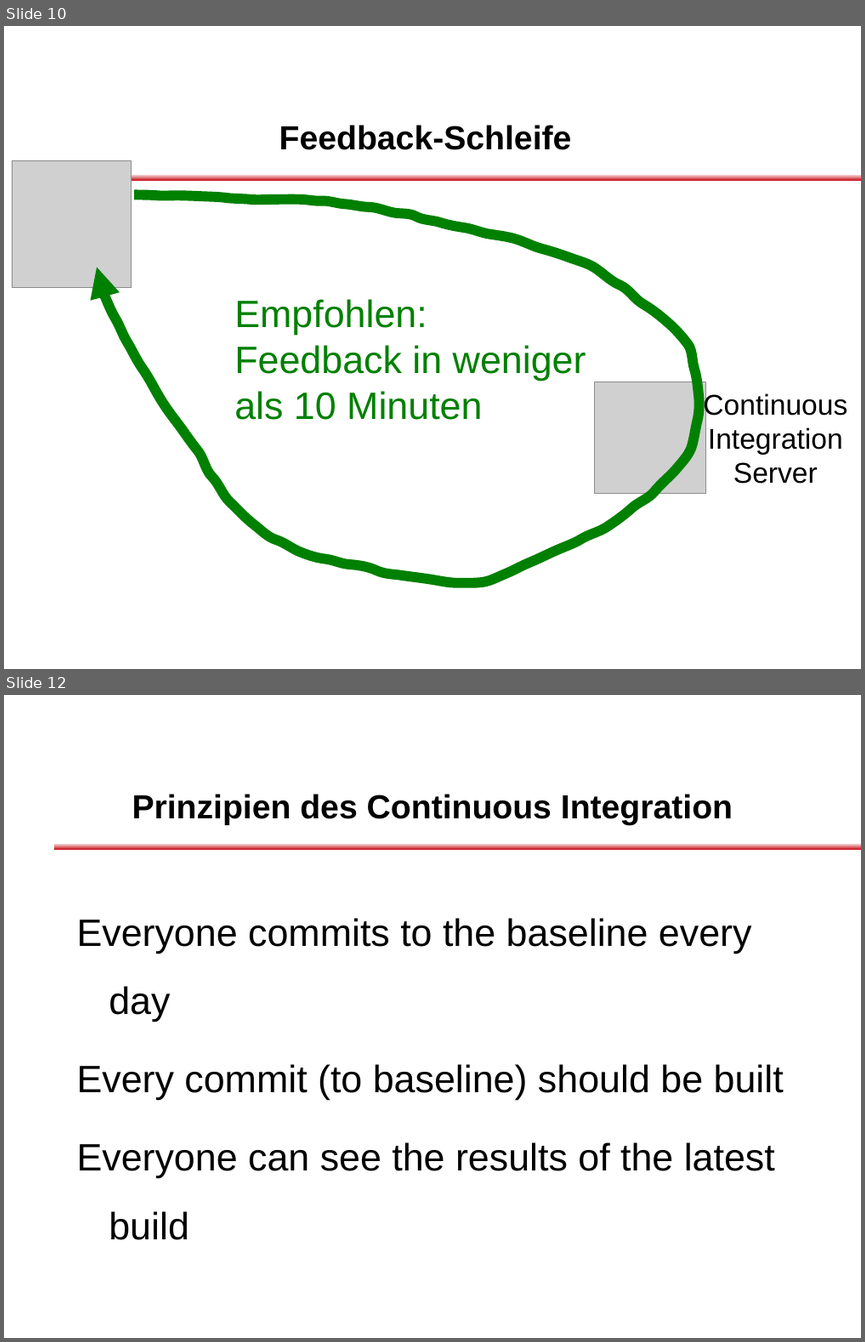
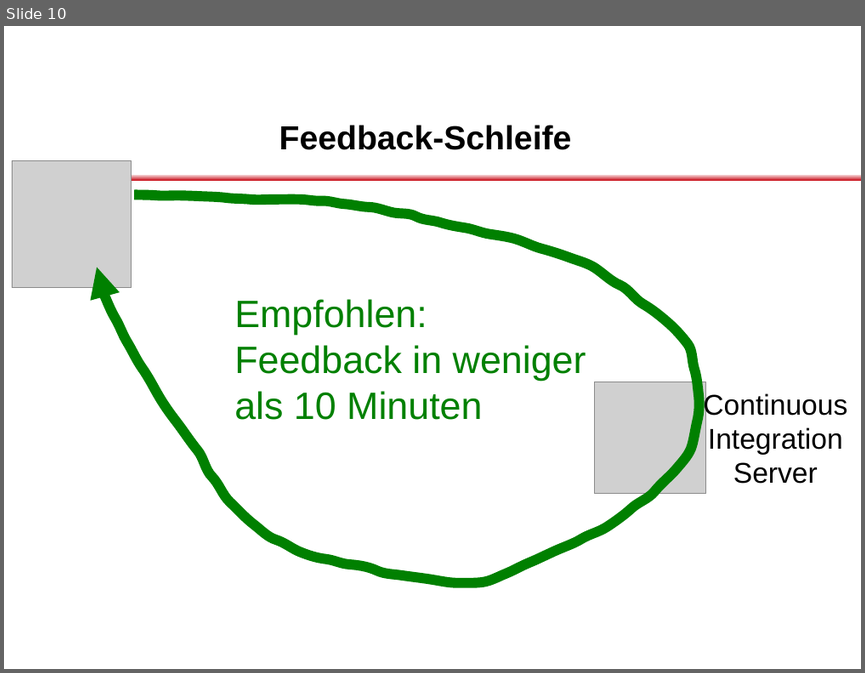
Before and after one commit to dlindner/vorlesung-se2-dhbw, a slide deck: added_2012/Continuous Integration.odp. Shown one above the other, each under a label of ours: slides 10 and 12 before the commit, slide 10 after it; the slides between them are not shown. The pictures are 865x1342 and 865x673 pixels, drawn with LibreOffice and Linux fonts; fonts in the diff are those of the drawing; grey boxes stand for pictures; background and template pictures are left out. Boxes give left, top, right and bottom in pixels: in the first picture for what was removed or moved away, otherwise in the second. Text is boxed around its words. In the diff, an @@ line names an element or a change of style, - is before the commit and + after.

Commit message:
Vorlesungseinheit für Continuous Integration als Release Candidate

```diff
--- a/added_2012/Continuous Integration.odp
+++ b/added_2012/Continuous Integration.odp
@@ slide 12 removed at [4,695,861,1338], background #FFFFFF; not listed: 2 template elements that a slide beside it also shows @@
@@ title removed at [132,794,732,825] @@
-Prinzipien des Continuous Integration
@@ text removed at [77,918,783,1240] @@
-Everyone commits to the baseline every day
-Every commit (to baseline) should be built
-Everyone can see the results of the latest build
```
Also in this commit, not shown: 2 slides changed, 9 slides added, 7 other slides removed.
